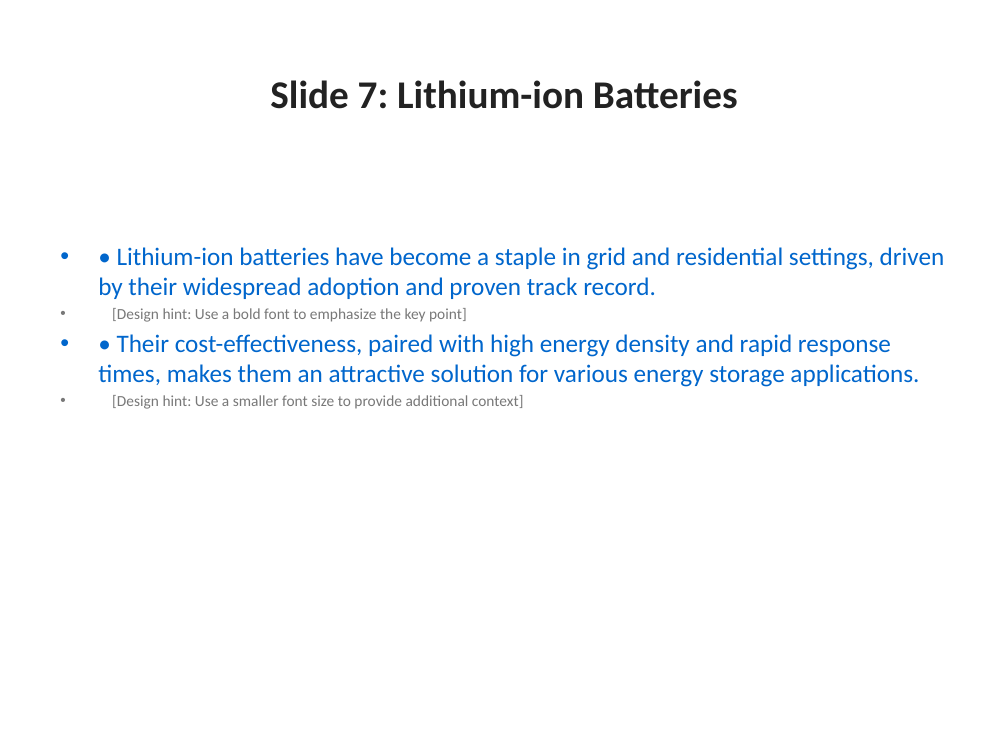
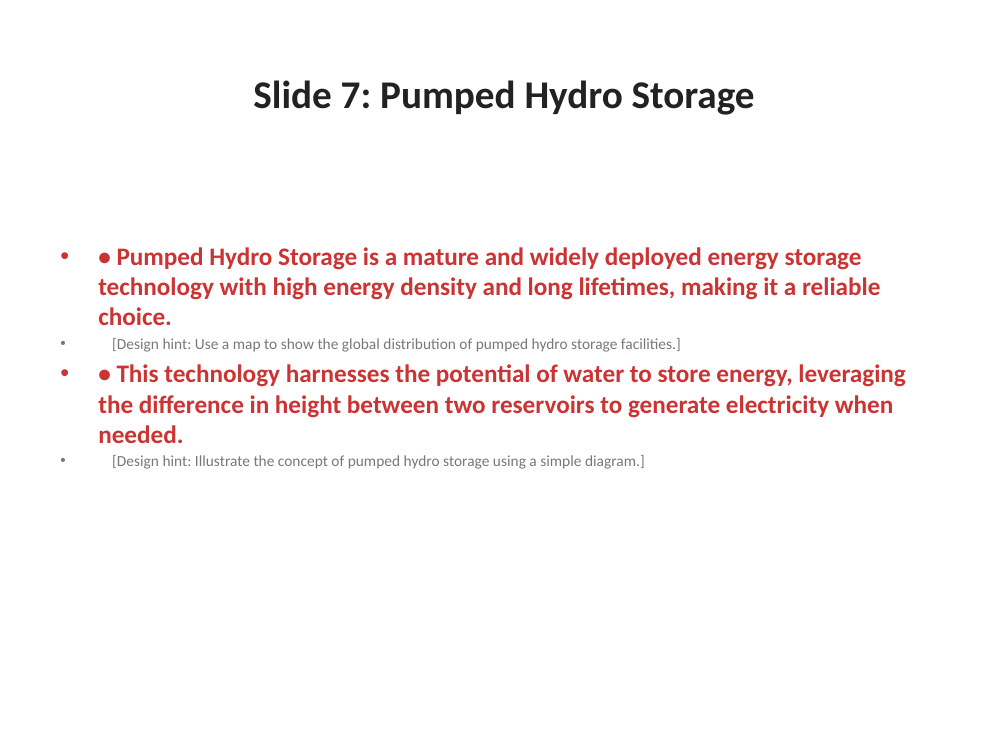
Before and after one commit to the-developer-306/contextual_ai_presentation_orchestrator, a slide deck: slide 7 of generated_ppt/AI_Presentation.pptx. Drawn at 1008x756 pixels with LibreOffice and Linux fonts; fonts in the diff are those of the drawing. Boxes give left, top, right and bottom in pixels: in the first picture for what was removed or moved away, otherwise in the second. Text is boxed around its words. In the diff, an @@ line names an element or a change of style, - is before the commit and + after.

```diff
--- a/generated_ppt/AI_Presentation.pptx
+++ b/generated_ppt/AI_Presentation.pptx
@@ title at [253,80,755,115]: text changed @@
-Slide 7: Lithium-ion Batteries
+Slide 7: Pumped Hydro Storage
@@ text at [98,247,906,469]: text changed; text colour #0066CC to #CC3333; bold on @@
-• • Lithium-ion batteries have become a staple in grid and residential settings, driven by their widespread adoption and proven track record.
-• [Design hint: Use a bold font to emphasize the key point]
-• • Their cost-effectiveness, paired with high energy density and rapid response times, makes them an attractive solution for various energy storage applications.
-• [Design hint: Use a smaller font size to provide additional context]
+• • Pumped Hydro Storage is a mature and widely deployed energy storage technology with high energy density and long lifetimes, making it a reliable choice.
+• [Design hint: Use a map to show the global distribution of pumped hydro storage facilities.]
+• • This technology harnesses the potential of water to store energy, leveraging the difference in height between two reservoirs to generate electricity when needed.
+• [Design hint: Illustrate the concept of pumped hydro storage using a simple diagram.]
```
Also in this commit, not shown: 14 other slides changed, 3 other files.
